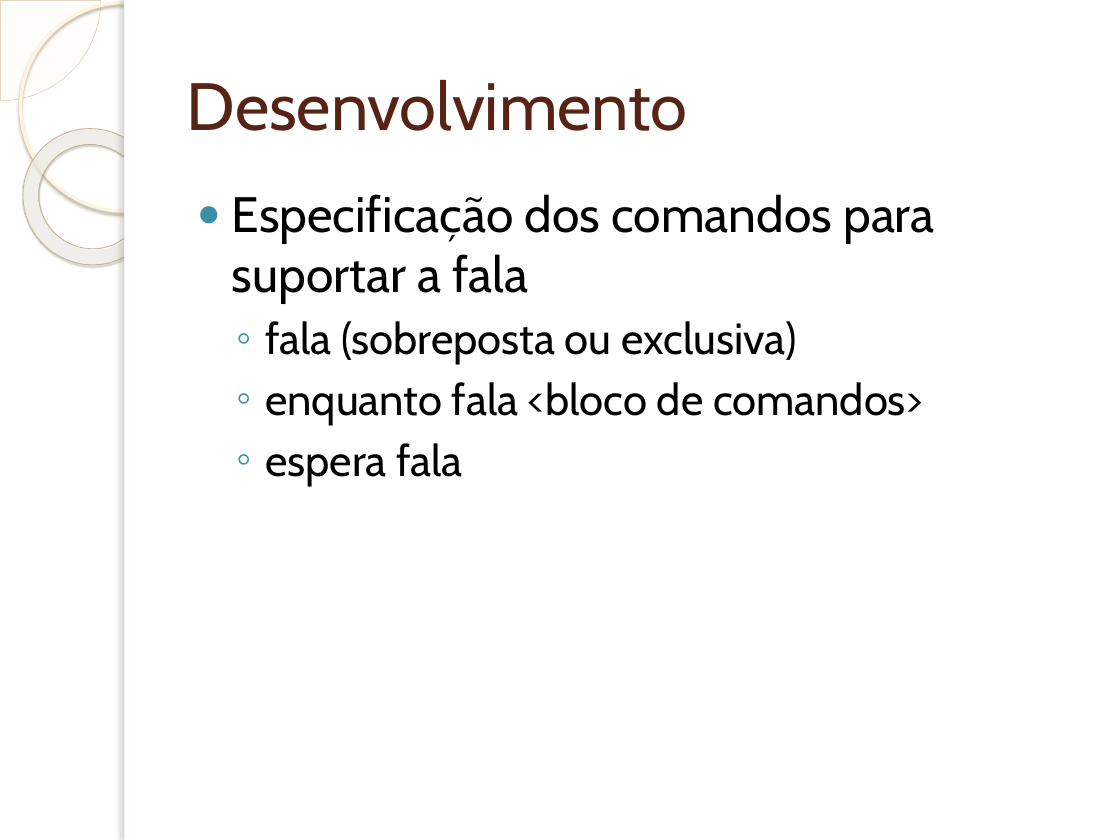
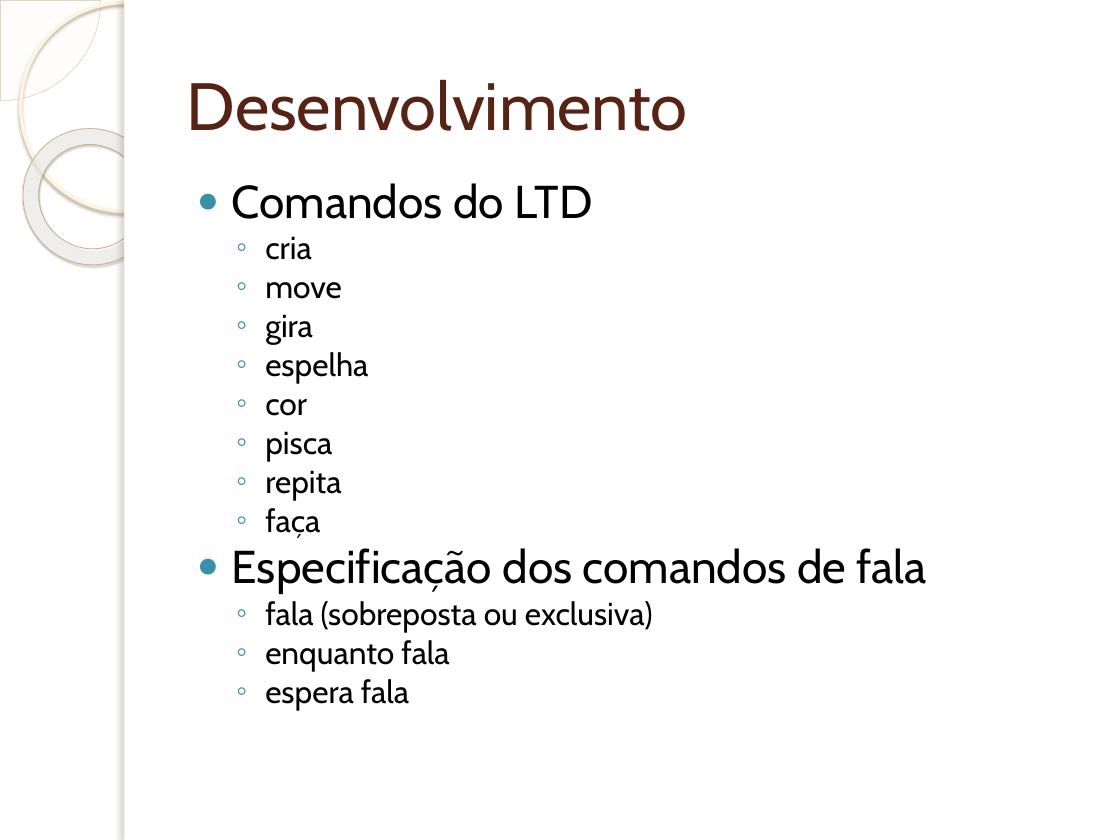
Before and after one commit to wendeldavid/soundwave, a slide deck: slide 15 of docs/tcc/Implementação de Suporta à Programação e Interpretação da.pptx (slide 9 before the commit). Drawn at 1120x840 pixels with LibreOffice and Linux fonts; fonts in the diff are those of the drawing; background and template pictures are left out. Boxes give left, top, right and bottom in pixels: in the first picture for what was removed or moved away, otherwise in the second. Text is boxed around its words. In the diff, an @@ line names an element or a change of style, - is before the commit and + after.

```diff
--- a/docs/tcc/Implementação de Suporta à Programação e Interpretação da.pptx
+++ b/docs/tcc/Implementação de Suporta à Programação e Interpretação da.pptx
@@ text at box(232, 183, 927, 594): text changed; size 32 to 29.6 pt @@
-● Especificação dos comandos para suportar a fala
+● Comandos do LTD
+  ◦ cria
+  ◦ move
+  ◦ gira
+  ◦ espelha
+  ◦ cor
+  ◦ pisca
+  ◦ repita
+  ◦ faça
+● Especificação dos comandos de fala
@@ text at box(265, 601, 653, 711): size 28 to 20.4 pt in "fala (sobreposta ou exclusiva)", "espera fala"; line spacing 1 to 0.8 @@
@@ text at box(265, 640, 449, 672): text changed; size 28 to 20.4 pt @@
-  ◦ enquanto fala <bloco de comandos>
+  ◦ enquanto fala
```
Also in this commit, not shown: 5 other slides changed, 9 slides added, 5 slides removed.
